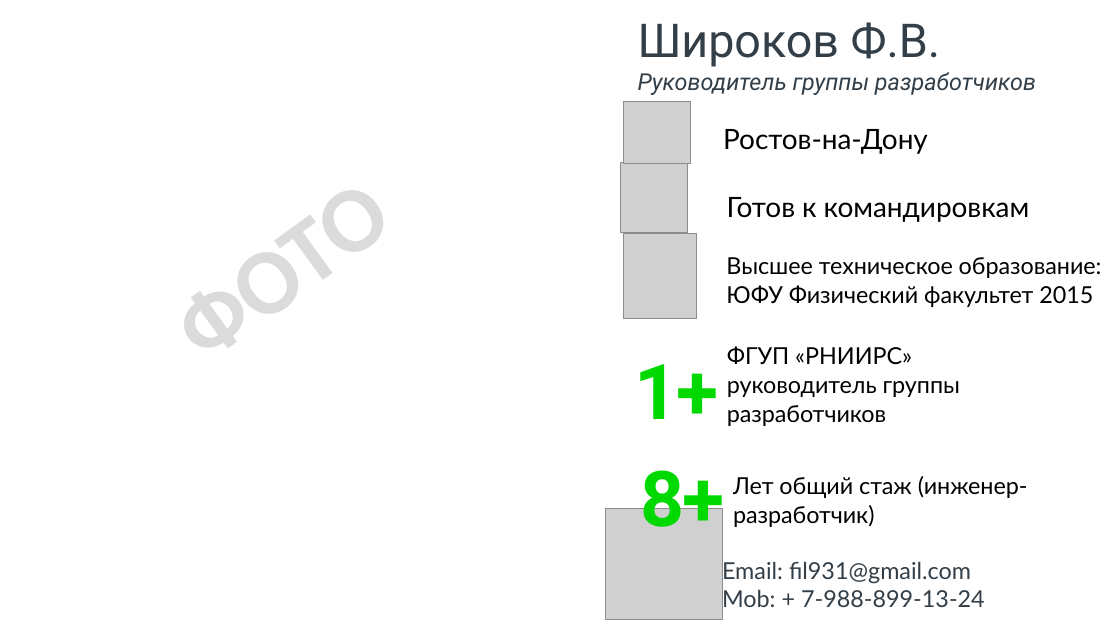
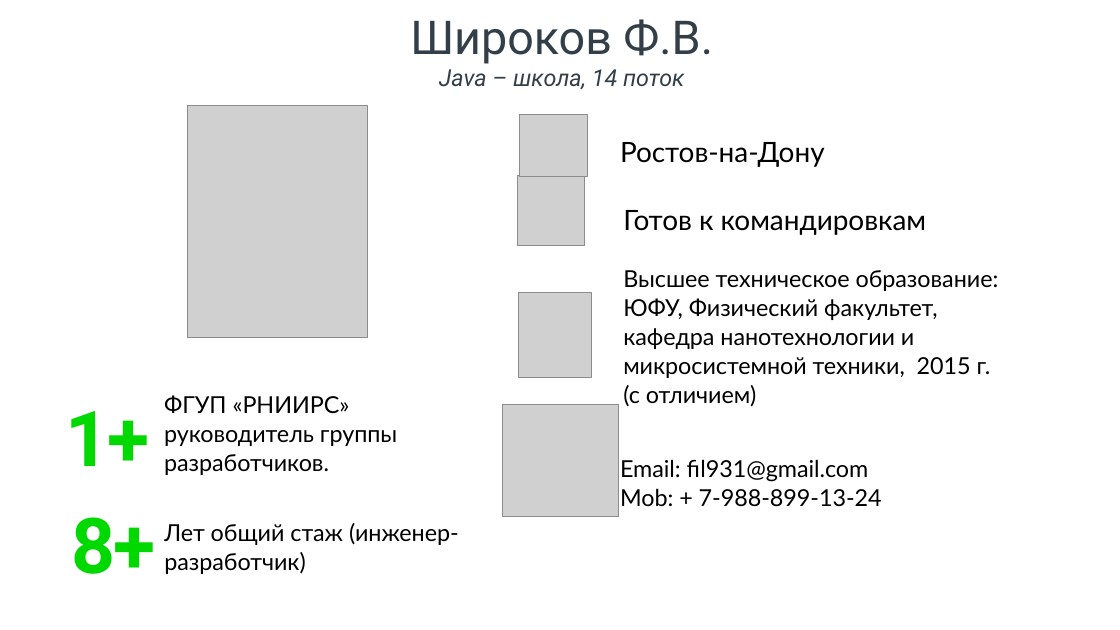
Before and after one commit to Filipp931/SberCoursework, a slide deck: slide 2 of Презентация проекта (1).pptx. Drawn at 1120x630 pixels with LibreOffice and Linux fonts; fonts in the diff are those of the drawing; grey boxes stand for pictures; background and template pictures are left out. Boxes give left, top, right and bottom in pixels: in the first picture for what was removed or moved away, otherwise in the second. Text is boxed around its words. In the diff, an @@ line names an element or a change of style, - is before the commit and + after.

Commit message:
Update presentation

```diff
--- a/Презентация проекта (1).pptx
+++ b/Презентация проекта (1).pptx
@@ text "Широков Ф.В." moved from (x1=638, y1=22, x2=1036, y2=95) to (x1=410, y1=19, x2=713, y2=89) @@
@@ text at (x1=410, y1=19, x2=713, y2=64): alignment left to centre @@
@@ text at (x1=439, y1=69, x2=684, y2=89): text changed @@
-Руководитель группы разработчиков
+Java – школа, 14 поток
@@ picture added at (x1=187, y1=106, x2=368, y2=338) @@
@@ picture moved from (x1=623, y1=102, x2=691, y2=164) to (x1=520, y1=114, x2=587, y2=176) @@
@@ text removed at (x1=124, y1=130, x2=435, y2=403) @@
-ФОТО
@@ 2 texts, 1 picture moved together from (x1=621, y1=129, x2=1030, y2=233) to (x1=518, y1=142, x2=927, y2=245) @@
@@ text "Высшее техническое образование:" moved from (x1=726, y1=257, x2=1102, y2=307) to (x1=623, y1=270, x2=999, y2=407) @@
@@ picture moved from (x1=623, y1=234, x2=697, y2=318) to (x1=518, y1=292, x2=592, y2=377) @@
@@ text at (x1=623, y1=298, x2=991, y2=407): text changed @@
-ЮФУ Физический факультет 2015
+ЮФУ, Физический факультет,
+кафедра нанотехнологии и микросистемной техники, 2015 г.
+(с отличием)
@@ text "ФГУП «РНИИРС»" moved from (x1=727, y1=346, x2=960, y2=426) to (x1=164, y1=395, x2=397, y2=475) @@
@@ text "1+" moved from (x1=634, y1=364, x2=718, y2=419) to (x1=66, y1=411, x2=150, y2=466) @@
@@ picture moved from (x1=606, y1=508, x2=723, y2=620) to (x1=502, y1=405, x2=619, y2=517) @@
@@ text at (x1=164, y1=430, x2=397, y2=475): text changed @@
-руководитель группы
-разработчиков
+руководитель группы
+разработчиков.
@@ text "Email: fil931@gmail.com" moved from (x1=722, y1=559, x2=985, y2=613) to (x1=620, y1=459, x2=882, y2=507) @@
@@ text "Email: fil931@gmail.com" at (x1=620, y1=459, x2=882, y2=507): text colour #333F48 to #000000, letter spacing 0 to -0.1 pt; indent changed; line spacing 1 to 1.03 @@
@@ text "8+" rewrapped from (x1=640, y1=455, x2=724, y2=543) to (x1=71, y1=517, x2=155, y2=574) @@
@@ text "Лет общий стаж (инженер-разработчик)" moved from (x1=733, y1=476, x2=1028, y2=527) to (x1=164, y1=523, x2=459, y2=574) @@
```
Also in this commit, not shown: 2 other slides changed.
